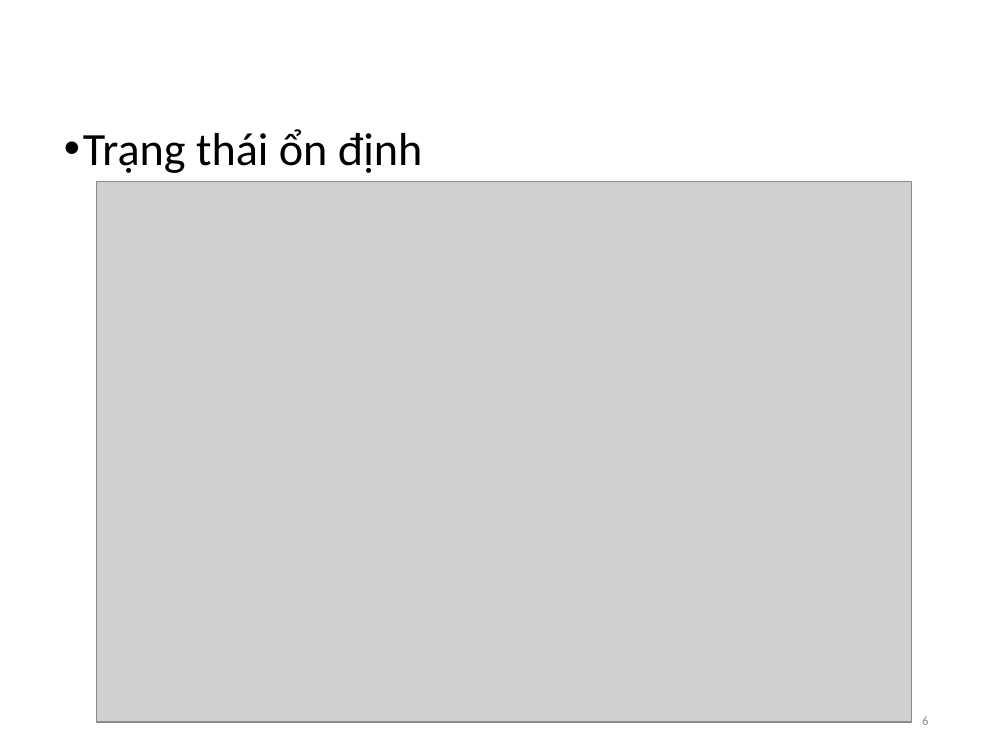
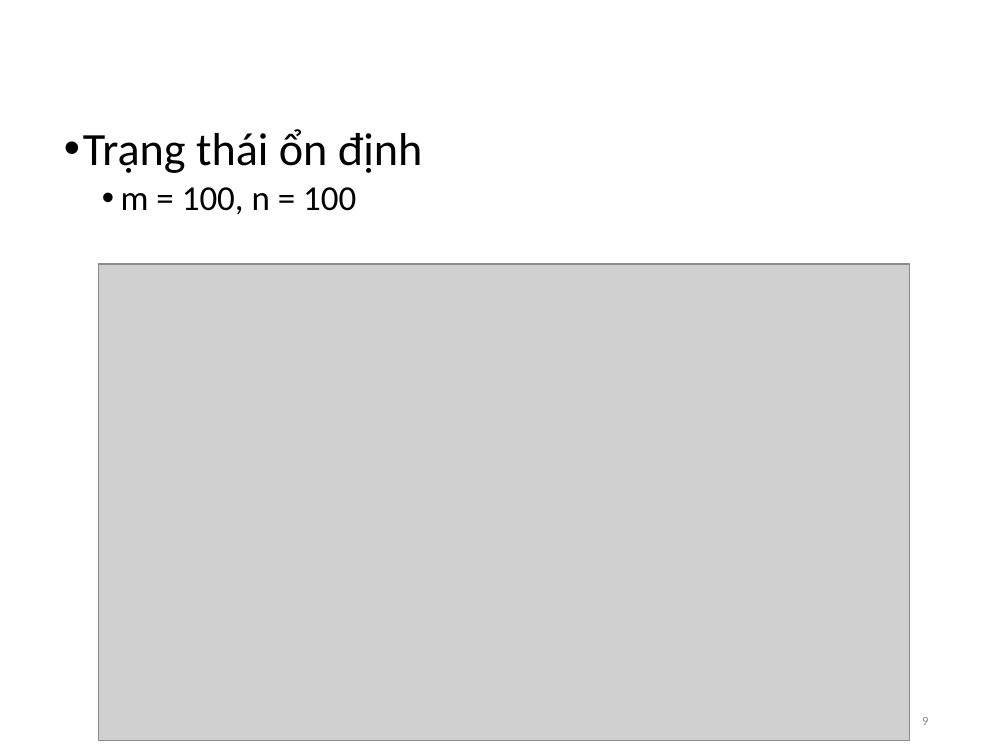
Before and after one commit to ngocbh/diffusion-equation-2d, a slide deck: slide 9 of docs/Gauss-Seidel.pptx (slide 6 before the commit). Drawn at 1008x756 pixels with LibreOffice and Linux fonts; fonts in the diff are those of the drawing; grey boxes stand for pictures; background and template pictures are left out. Boxes give left, top, right and bottom in pixels: in the first picture for what was removed or moved away, otherwise in the second. Text is boxed around its words. In the diff, an @@ line names an element or a change of style, - is before the commit and + after.

```diff
--- a/docs/Gauss-Seidel.pptx
+++ b/docs/Gauss-Seidel.pptx
@@ text at [121,187,356,214]: paragraph added @@
+  • m = 100, n = 100
@@ picture: place and size @@
-picture at [97,181,911,722]
+picture at [99,264,909,741]
```
Also in this commit, not shown: 2 other slides changed, 3 slides added, 25 other files.
